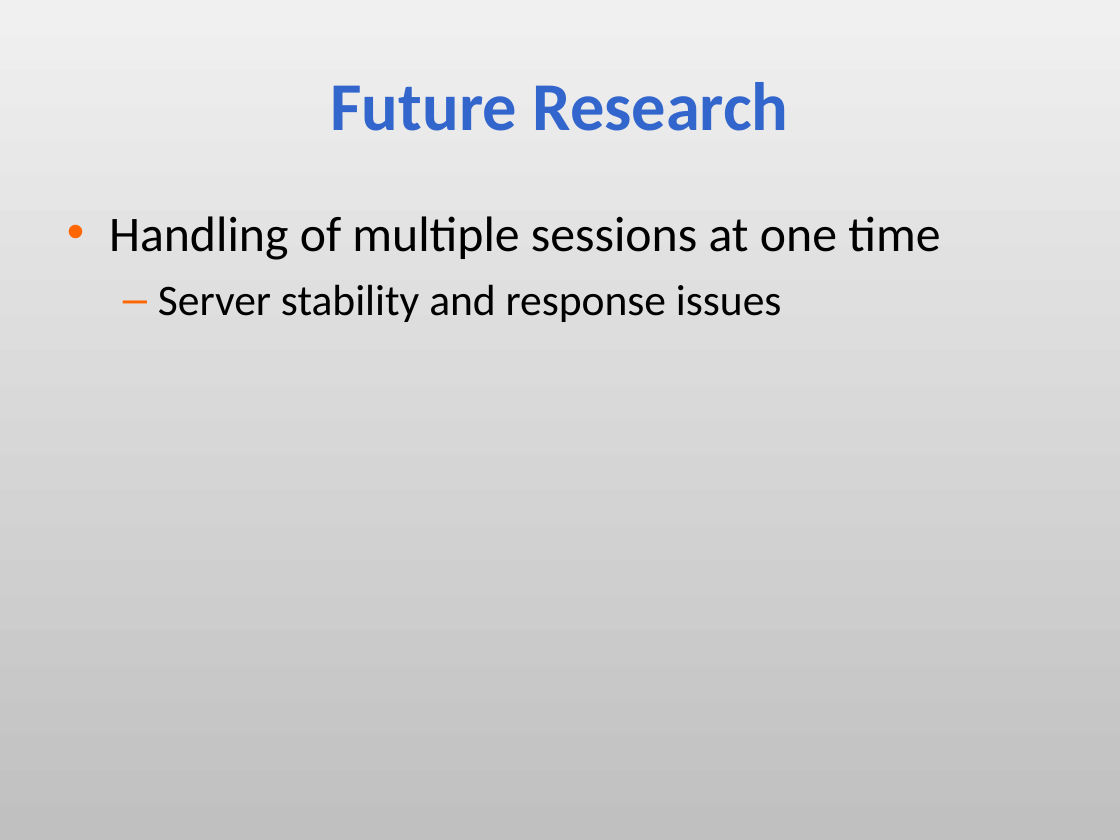
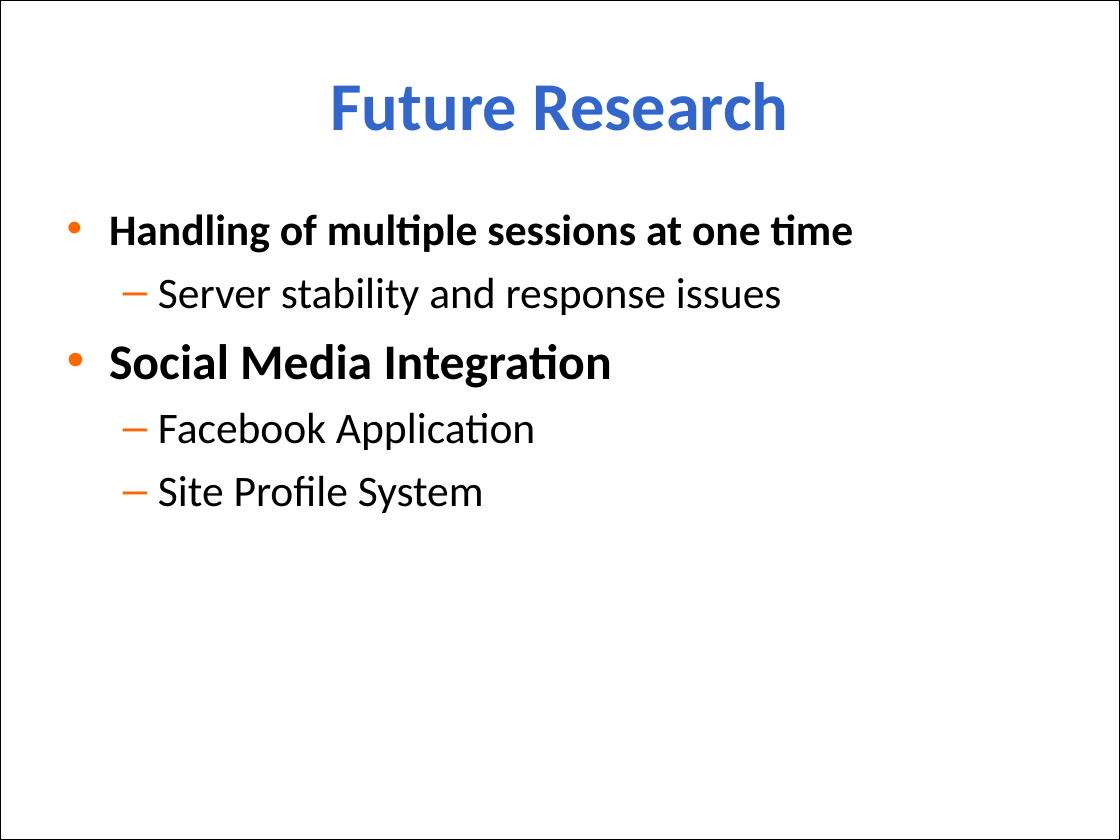
Before and after one commit to aajackson/Creepers, a slide deck: slide 14 of Documentation/MyFavs Presentation.ppt. Drawn at 1120x840 pixels with LibreOffice and Linux fonts; fonts in the diff are those of the drawing; background and template pictures are left out. Boxes give left, top, right and bottom in pixels: in the first picture for what was removed or moved away, otherwise in the second. Text is boxed around its words. In the diff, an @@ line names an element or a change of style, - is before the commit and + after.

Commit message:
Updated Powerpoint: Added theme & content

```diff
--- a/Documentation/MyFavs Presentation.ppt
+++ b/Documentation/MyFavs Presentation.ppt
@@ background gradient #F0F0F0 to #C0C0C0 to picture (left out) @@
@@ rectangle added at <box>0,0,1120,840</box>, fill #FFFFFF at 80% opacity, outline #000000 0.74 pt @@
@@ text at <box>109,214,854,253</box>: size 32 to 28 pt, bold on in "Handling of multiple sessions at one time"; less space between paragraphs @@
@@ text at <box>109,344,612,513</box>: paragraphs added @@
+• Social Media Integration
+  – Facebook Application
+  – Site Profile System
```
Also in this commit, not shown: 11 other slides changed, 2 slides added, 2 slides removed.
